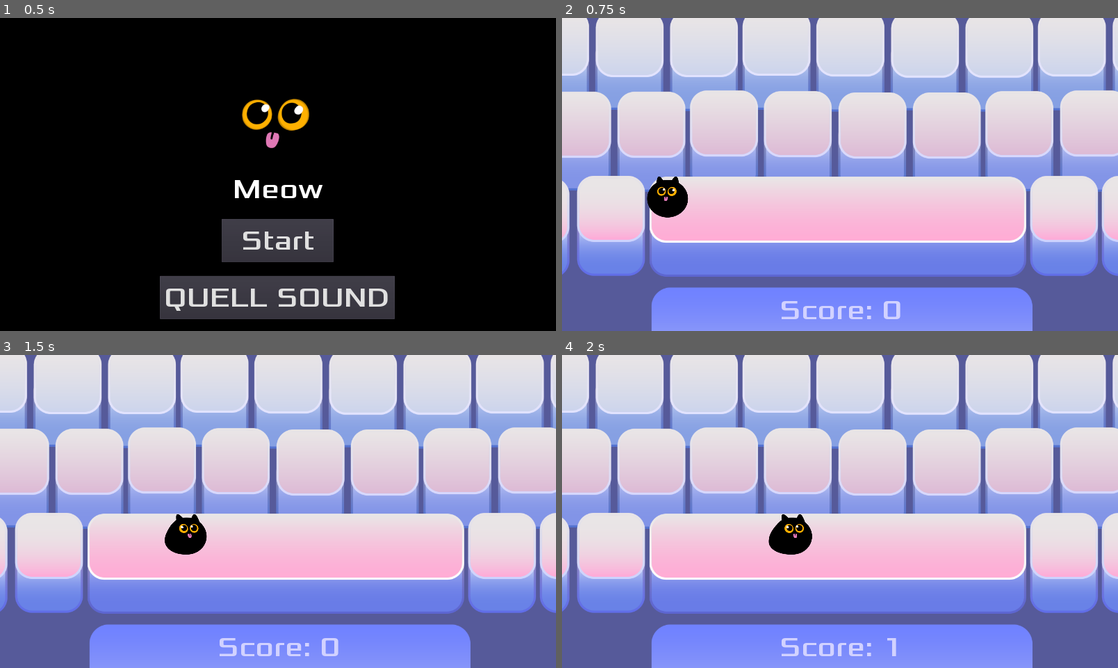
Above: before the commit, frames 1-4 (two rows, left to right).
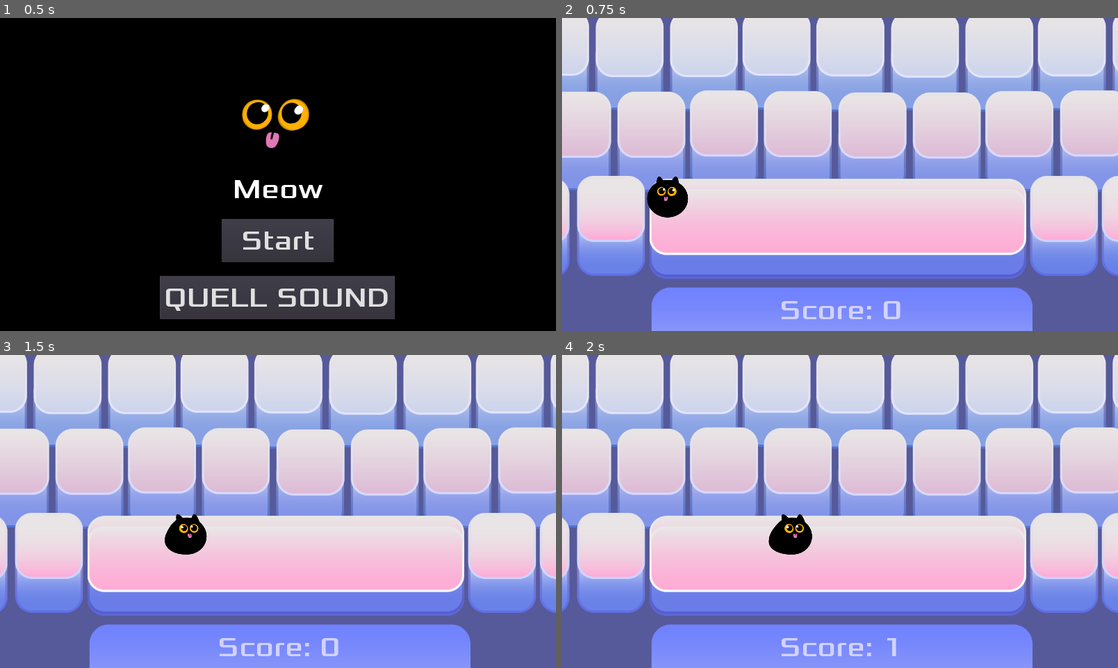
Above: after the commit, the same moments.

Repository: gameraccoon/ludum-dare-54-v2
Game: Godot game, scene res://Main.tscn
Two runs of this game, one before a commit and one after it. Both use one fixed random seed, a clock stepped at 60 frames per second and the inputs below.
Inputs (mouse positions are in pixels of both pictures, inside the frame that each line leads up to):
- Up to frame 1 (0.5 s): no input
- Up to frame 2 (0.75 s): click "Start" at 0.5 s
- Up to frame 3 (1.5 s): tap Enter (start_game) at 1.25 s; move the mouse to (400, 495) at 1.27 s; hold Right (move_right) from 1.28 s (still down); hold Shift (Dash) from 1.28 s (still down); click (400, 495) at 1.42 s
- Up to frame 4 (2 s): keep holding Right (move_right); keep holding Shift (Dash)

Frame 1 is identical in both runs. In frame 2, 4.1% of the frame differs, in the area x 15-84%, y 50-84%; in frame 3, 4.1%; in frame 4, 4.1%.

Commit message:
Make score shake with camera shake

Diff:
--- a/HUD.gd
+++ b/HUD.gd
@@ -3,7 +3,7 @@
 signal start_game
 
 func _ready():
-	$Points.hide()
+	pass
 
 func show_message(text):
 	$MessageLabel.text = text
@@ -26,7 +26,6 @@
 func _on_StartButton_pressed():
 	$StartButton.hide()
 	$Sound.hide()
-	$Points.show()
 	emit_signal("start_game")
 
 func hide_message():
@@ -34,15 +33,13 @@
 	$PointsWhite.hide()
 
 func set_scores(scores):
-	$Points.text = "Score: " + str(int(scores))
+	get_parent().find_node("Points").text = "Score: " + str(int(scores))
 	$PointsWhite.text = "Score: " + str(int(scores))
 
 func white_scores():
-	$Points.hide()
 	$PointsWhite.show()
 
 func black_scores():
-	$Points.show()
 	$PointsWhite.hide()
 
 func _on_Sound_pressed():
--- a/HUD.tscn
+++ b/HUD.tscn
@@ -44,19 +44,6 @@
 shortcut = SubResource( 4 )
 text = "Start"
 
-[node name="Points" type="Label" parent="."]
-anchor_top = 0.5
-anchor_right = 1.0
-anchor_bottom = 0.5
-margin_left = 1.0
-margin_top = 272.0
-margin_right = 1.0
-margin_bottom = 431.0
-custom_colors/font_color = Color( 0.827451, 0.827451, 1, 1 )
-custom_fonts/font = SubResource( 1 )
-text = "Score: "
-align = 1
-
 [node name="PointsWhite" type="Label" parent="."]
 visible = false
 anchor_top = 0.5
--- a/Main.tscn
+++ b/Main.tscn
@@ -13,6 +13,11 @@
 [ext_resource path="res://sounds/space_press.mp3" type="AudioStream" id=11]
 [ext_resource path="res://sounds/game_play_music.mp3" type="AudioStream" id=12]
 [ext_resource path="res://art/menu.png" type="Texture" id=13]
+[ext_resource path="res://fonts/Xolonium-Regular.ttf" type="DynamicFontData" id=14]
+
+[sub_resource type="DynamicFont" id=1]
+size = 64
+font_data = ExtResource( 14 )
 
 [node name="Main" type="Node"]
 script = ExtResource( 1 )
@@ -26,12 +31,25 @@
 position = Vector2( -5, 120 )
 
 [node name="SpaceReleased" type="Sprite" parent="Background/Node2D"]
+position = Vector2( 0, 5 )
 texture = ExtResource( 10 )
 
 [node name="SpacePressed" type="Sprite" parent="Background/Node2D"]
-visible = false
 position = Vector2( 0, 14 )
 texture = ExtResource( 9 )
+
+[node name="Points" type="Label" parent="Background"]
+anchor_top = 0.5
+anchor_right = 1.0
+anchor_bottom = 0.5
+margin_left = -639.0
+margin_top = -88.0
+margin_right = -639.0
+margin_bottom = 71.0
+custom_colors/font_color = Color( 0.827451, 0.827451, 1, 1 )
+custom_fonts/font = SubResource( 1 )
+text = "Score: "
+align = 1
 
 [node name="MovementLimits" type="ReferenceRect" parent="."]
 margin_left = 228.0
Not shown: 1 places in Main.tscn that only renumber resources
